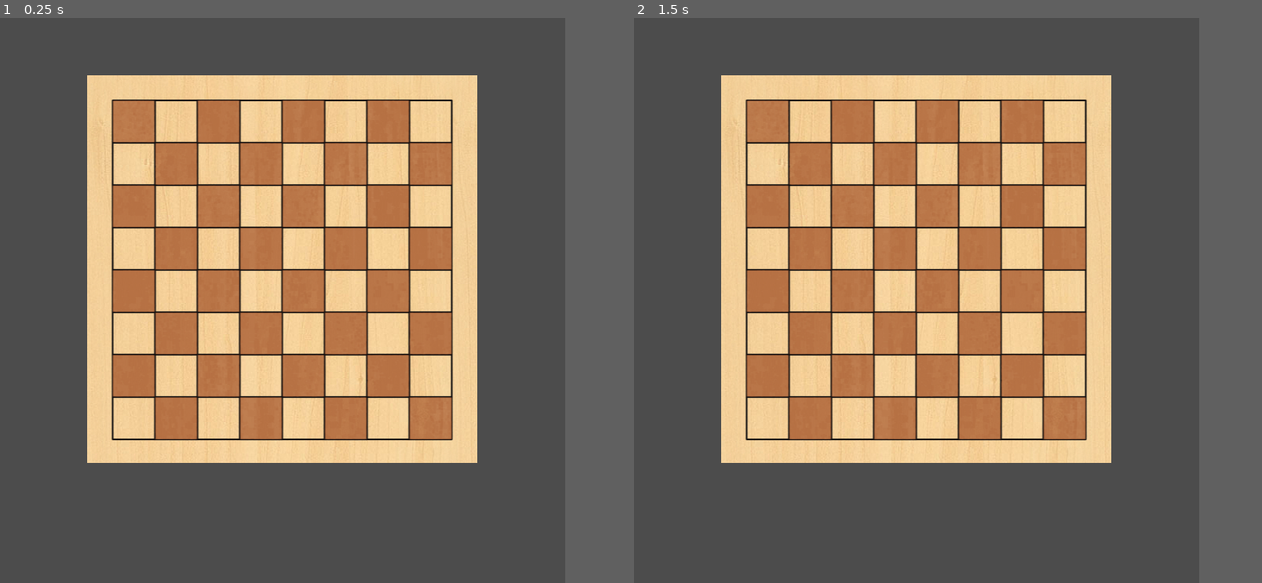
Above: before the commit, frames 1-2 (left to right).
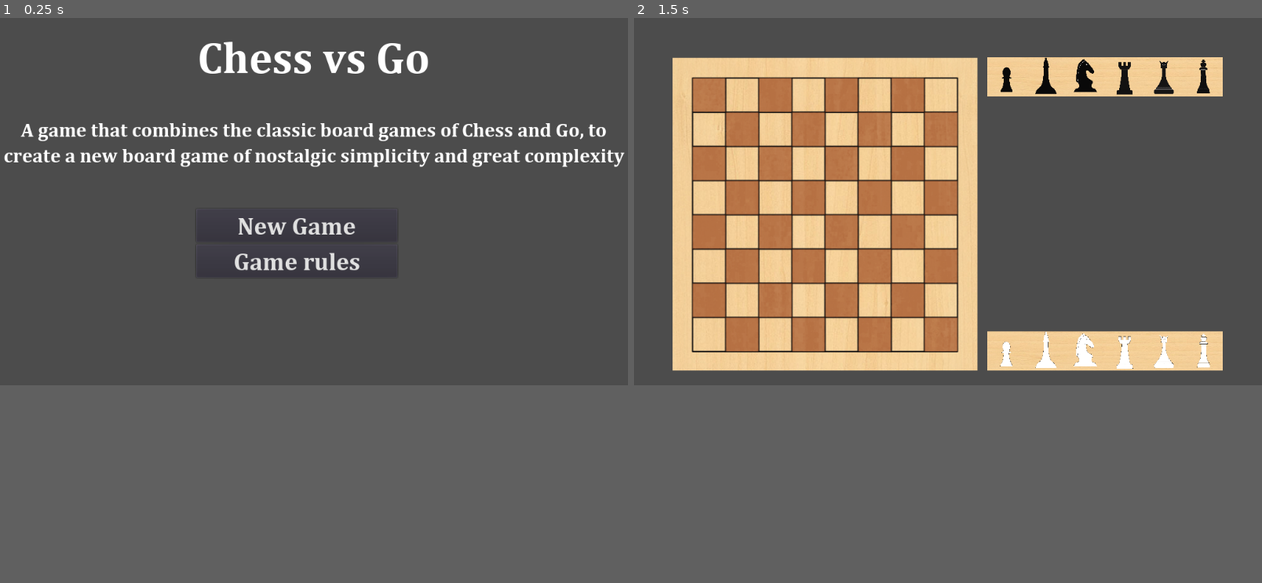
Above: after the commit, the same moments.

Repository: Grandmaster/Chess-vs-Go_Godot-version
Game: Godot game, scene res://Scenes/Title Screen.tscn
Two runs of this game, one before a commit and one after it. Both use one fixed random seed, a clock stepped at 60 frames per second and the inputs below. Before the commit the project starts from res://Scenes/Game.tscn.
Inputs (mouse positions are in pixels of both pictures, inside the frame that each line leads up to):
- Up to frame 1 (0.25 s): no input
- Up to frame 2 (1.5 s): click (904, 334) at 0.5 s, where only the run after the commit has a clickable "New Game"; tap Enter at 1.25 s
In our replay, the window is 720x720 before the commit and 800x468 after it. These sizes can differ from the game's own. Grey fills any space a smaller window leaves; there, only what the larger window draws over its background counts as a difference.

The runs differ from the first frame. In frame 1, 44% of the frame differs, in the area x 0-100%, y 4-79%; in frame 2, 42%.

Commit message:
Added benches for each player to game scene

Diff:
--- /dev/null
+++ b/Scenes/Black Bench.tscn
@@ -0,0 +1,44 @@
+[gd_scene load_steps=8 format=2]
+
+[ext_resource path="res://images/pieces/Bishop - black.png" type="Texture" id=1]
+[ext_resource path="res://images/pieces/Pawn - black.png" type="Texture" id=2]
+[ext_resource path="res://images/pieces/Knight - black.png" type="Texture" id=3]
+[ext_resource path="res://images/pieces/Rook - black.png" type="Texture" id=4]
+[ext_resource path="res://images/pieces/King - black.png" type="Texture" id=5]
+[ext_resource path="res://images/pieces/Queen - black.png" type="Texture" id=6]
+[ext_resource path="res://images/True bench.png" type="Texture" id=7]
+
+[node name="True bench" type="Sprite"]
+position = Vector2( 576, 256 )
+scale = Vector2( 1.56098, 0.934307 )
+texture = ExtResource( 7 )
+
+[node name="Bishop - black" type="Sprite" parent="."]
+position = Vector2( -123.402, -1.90735e-06 )
+scale = Vector2( 0.071879, 0.158565 )
+texture = ExtResource( 1 )
+
+[node name="Pawn - black" type="Sprite" parent="."]
+position = Vector2( -205, -9.53674e-06 )
+scale = Vector2( 0.0711806, 0.158565 )
+texture = ExtResource( 2 )
+
+[node name="Knight - black" type="Sprite" parent="."]
+position = Vector2( -41, 0.193752 )
+scale = Vector2( 0.0711806, 0.159013 )
+texture = ExtResource( 3 )
+
+[node name="Rook - black" type="Sprite" parent="."]
+position = Vector2( 41.0001, -7.62939e-06 )
+scale = Vector2( 0.0711806, 0.158565 )
+texture = ExtResource( 4 )
+
+[node name="Queen - black" type="Sprite" parent="."]
+position = Vector2( 123, 9.53674e-07 )
+scale = Vector2( 0.0706896, 0.158565 )
+texture = ExtResource( 6 )
+
+[node name="King - black" type="Sprite" parent="."]
+position = Vector2( 205, 3.8147e-06 )
+scale = Vector2( 0.0706896, 0.158565 )
+texture = ExtResource( 5 )
--- a/Scenes/Game.tscn
+++ b/Scenes/Game.tscn
@@ -1,9 +1,20 @@
-[gd_scene load_steps=2 format=2]
+[gd_scene load_steps=4 format=2]
 
 [ext_resource path="res://images/True game board.png" type="Texture" id=1]
+[ext_resource path="res://Scenes/Black Bench.tscn" type="PackedScene" id=2]
+[ext_resource path="res://Scenes/White Bench.tscn" type="PackedScene" id=3]
 
 [node name="Game" type="Node2D"]
 
 [node name="True game board" type="Sprite" parent="."]
-position = Vector2( 360, 320 )
+position = Vector2( 312, 320.5 )
+scale = Vector2( 1, 1.03441 )
 texture = ExtResource( 1 )
+
+[node name="True bench" parent="." instance=ExtResource( 2 )]
+position = Vector2( 768, 96 )
+scale = Vector2( 0.780488, 0.467153 )
+
+[node name="True bench2" parent="." instance=ExtResource( 3 )]
+position = Vector2( 768, 544 )
+scale = Vector2( 0.780488, 0.467153 )
--- a/Scenes/Title Screen.tscn
+++ b/Scenes/Title Screen.tscn
@@ -1,8 +1,9 @@
-[gd_scene load_steps=6 format=2]
+[gd_scene load_steps=7 format=2]
 
 [ext_resource path="res://Text fonts/CAMBRIAB.TTF" type="DynamicFontData" id=1]
 [ext_resource path="res://Text fonts/Myfont.tres" type="DynamicFont" id=2]
 [ext_resource path="res://Text fonts/Button font.tres" type="DynamicFont" id=3]
+[ext_resource path="res://Scripts/Title Screen.gd" type="Script" id=4]
 
 [sub_resource type="DynamicFont" id=1]
 size = 32
@@ -15,6 +16,7 @@
 [node name="Title Screen" type="Control"]
 anchor_right = 1.0
 anchor_bottom = 1.0
+script = ExtResource( 4 )
 __meta__ = {
 "_edit_use_anchors_": false
 }
@@ -31,8 +33,8 @@
 anchor_top = 0.5
 anchor_right = 1.0
 anchor_bottom = 0.5
-margin_top = -248.0
-margin_bottom = -113.0
+margin_top = -164.0
+margin_bottom = -29.0
 custom_fonts/font = SubResource( 1 )
 text = "A game that combines the classic board games of Chess and Go, to create a new board game of nostalgic simplicity and great complexity"
 align = 1
@@ -47,9 +49,9 @@
 anchor_right = 1.0
 anchor_bottom = 1.0
 margin_left = 320.0
-margin_top = -448.0
+margin_top = -360.0
 margin_right = -376.0
-margin_bottom = -192.0
+margin_bottom = -104.0
 alignment = 1
 __meta__ = {
 "_edit_use_anchors_": false
@@ -68,3 +70,5 @@
 margin_bottom = 184.0
 custom_fonts/font = ExtResource( 3 )
 text = "Game rules"
+
+[connection signal="pressed" from="VBoxContainer/New game" to="." method="_on_New_game_pressed"]
--- /dev/null
+++ b/Scenes/White Bench.tscn
@@ -0,0 +1,44 @@
+[gd_scene load_steps=8 format=2]
+
+[ext_resource path="res://images/pieces/Pawn - white.png" type="Texture" id=1]
+[ext_resource path="res://images/pieces/Bishop - white.png" type="Texture" id=2]
+[ext_resource path="res://images/pieces/Knight - white.png" type="Texture" id=3]
+[ext_resource path="res://images/pieces/Rook - white.png" type="Texture" id=4]
+[ext_resource path="res://images/pieces/King - white.png" type="Texture" id=5]
+[ext_resource path="res://images/True bench.png" type="Texture" id=6]
+[ext_resource path="res://images/pieces/Queen - white.png" type="Texture" id=7]
+
+[node name="True bench" type="Sprite"]
+position = Vector2( 512, 256 )
+scale = Vector2( 1.55691, 0.934307 )
+texture = ExtResource( 6 )
+
+[node name="Bishop - white" type="Sprite" parent="."]
+position = Vector2( -123.321, 0 )
+scale = Vector2( 0.0713664, 0.158565 )
+texture = ExtResource( 2 )
+
+[node name="Pawn - white" type="Sprite" parent="."]
+position = Vector2( -205.535, 0 )
+scale = Vector2( 0.0713664, 0.158565 )
+texture = ExtResource( 1 )
+
+[node name="Knight - white" type="Sprite" parent="."]
+position = Vector2( -41.1071, 0 )
+scale = Vector2( 0.0713664, 0.158565 )
+texture = ExtResource( 3 )
+
+[node name="Rook - white" type="Sprite" parent="."]
+position = Vector2( 41.1071, 0 )
+scale = Vector2( 0.0713664, 0.158565 )
+texture = ExtResource( 4 )
+
+[node name="Queen - white" type="Sprite" parent="."]
+position = Vector2( 123.321, 0 )
+scale = Vector2( 0.0713664, 0.158565 )
+texture = ExtResource( 7 )
+
+[node name="King - white" type="Sprite" parent="."]
+position = Vector2( 205.535, 0 )
+scale = Vector2( 0.0713664, 0.158565 )
+texture = ExtResource( 5 )
--- /dev/null
+++ b/Scripts/Title Screen.gd
@@ -0,0 +1,6 @@
+extends Control
+var game = preload("res://Scenes/Game.tscn")
+
+# Opens the game when "new game" is clicked
+func _on_New_game_pressed():
+	get_tree().change_scene_to(game)
--- a/project.godot
+++ b/project.godot
@@ -11,13 +11,8 @@
 [application]
 
 config/name="Chess_vs_Go"
-run/main_scene="res://Scenes/Game.tscn"
+run/main_scene="res://Scenes/Title Screen.tscn"
 config/icon="res://icon.png"
-
-[display]
-
-window/size/width=720
-window/size/height=720
 
 [physics]
 
